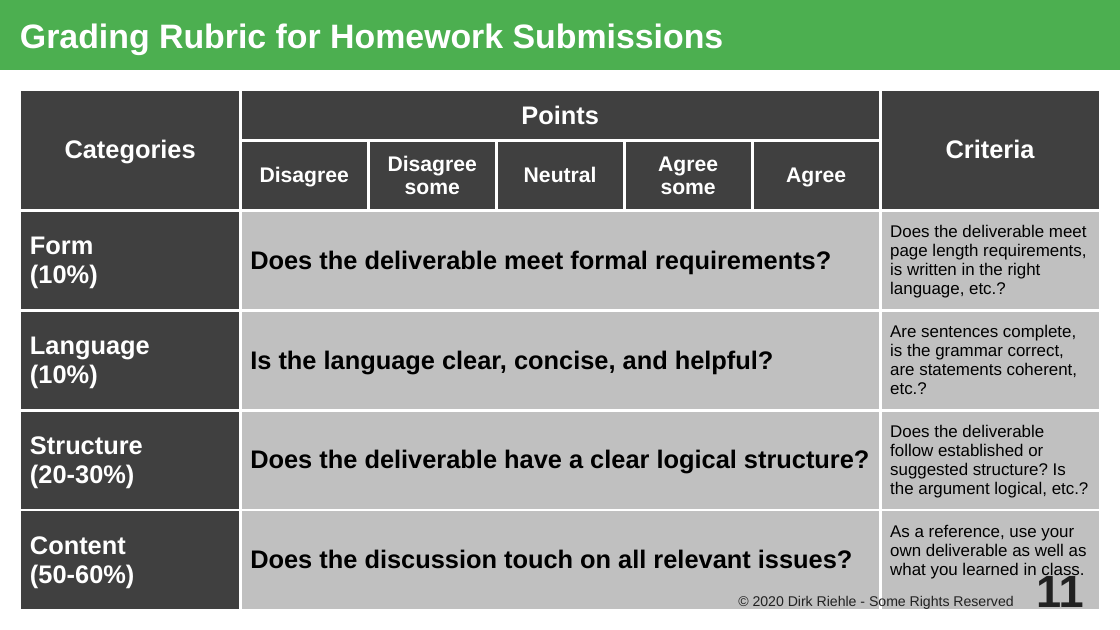
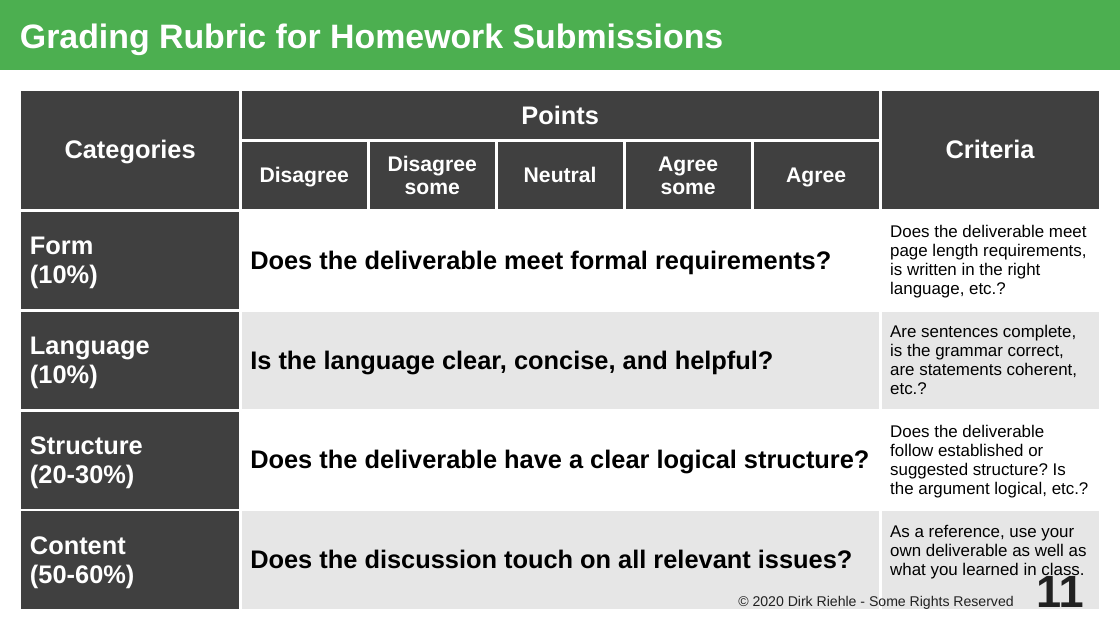
Before and after one commit to dirkriehle/nyt-course, a slide deck: slide 11 of Lecture slides/NYT A01 - Course Introduction.odp. Drawn at 1120x630 pixels with LibreOffice and Linux fonts; fonts in the diff are those of the drawing. Boxes give left, top, right and bottom in pixels: in the first picture for what was removed or moved away, otherwise in the second. Text is boxed around its words. In the diff, an @@ line names an element or a change of style, - is before the commit and + after.

```diff
--- a/Lecture slides/NYT A01 - Course Introduction.odp
+++ b/Lecture slides/NYT A01 - Course Introduction.odp
@@ table at (20, 90, 1101, 611) @@
@@ fill #C0C0C0 to #FFFFFF in 4 cells @@
@@ fill #C0C0C0 to #E6E6E6 in 4 cells @@
```
Also in this commit, not shown: 3 other slides changed, 1 other file.
